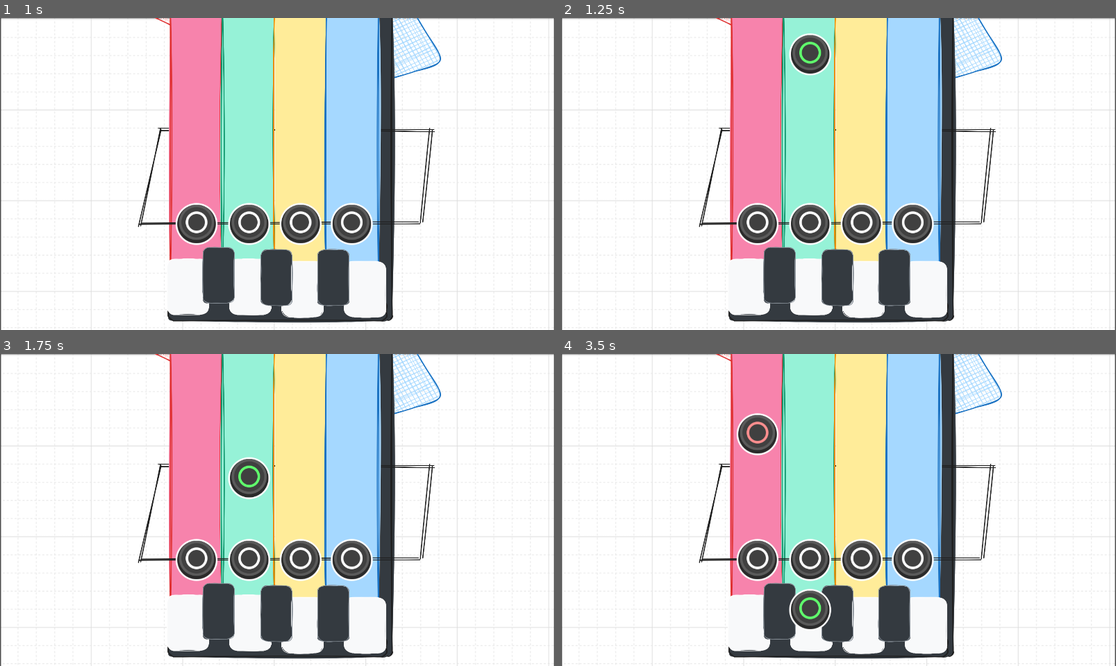
Above: before the commit, frames 1-4 (two rows, left to right).
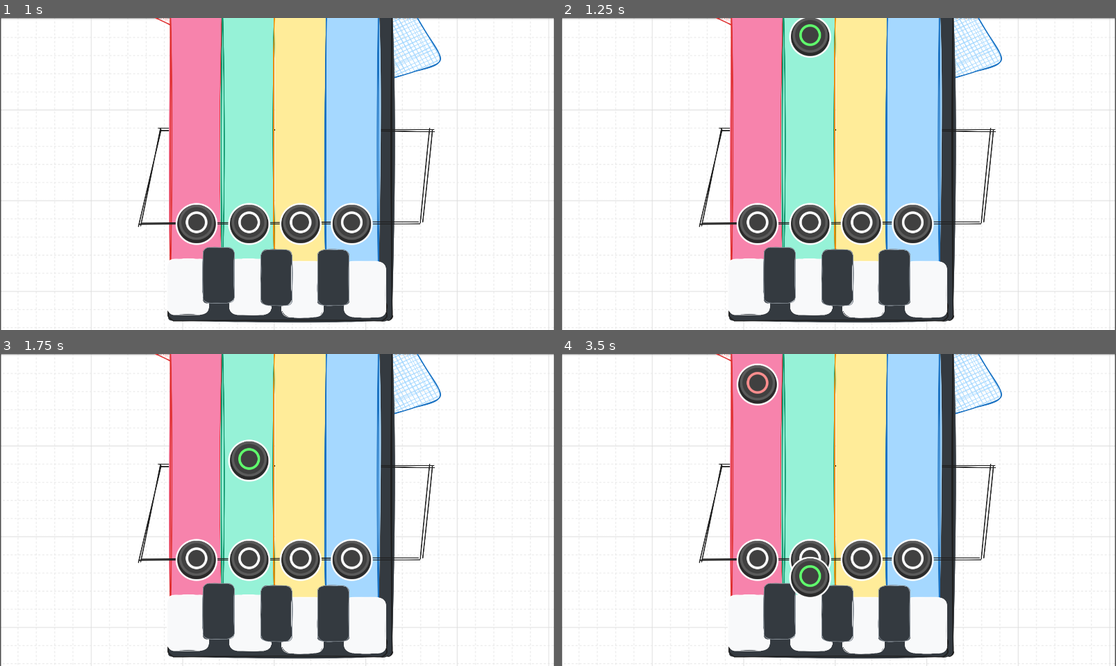
Above: after the commit, the same moments.

Repository: luiz-couto/encore
Game: Godot game, scene res://scenes/game.tscn
Same seed, same stepped clock (60 frames per second), same inputs: the game is played once before the commit and once after it.
Inputs:
- Up to frame 1 (1 s): tap Enter at 0.5 s
- Up to frame 2 (1.25 s): no input
- Up to frame 3 (1.75 s): no input
- Up to frame 4 (3.5 s): no input

Frame 1 is identical in both runs. In frame 2, 1.1% of the frame differs, in the area x 41-49%, y 0-19%; in frame 3, 1.1%; in frame 4, 2.9%, in the area x 31-49%, y 2-89%.

Commit message:
improvements

Diff:
--- a/encore/scenes/game.tscn
+++ b/encore/scenes/game.tscn
@@ -8,6 +8,9 @@
 [ext_resource type="Script" uid="uid://d4ild0tpfaeko" path="res://scripts/chord_generator.gd" id="7_u5sy4"]
 [ext_resource type="AudioStream" uid="uid://bcsrbuan637ij" path="res://assets/audio/piano_c4_long.wav" id="8_0tnpc"]
 [ext_resource type="Script" uid="uid://dbditb0w43qpw" path="res://scripts/music_player.gd" id="8_gee14"]
+[ext_resource type="AudioStream" uid="uid://cojkhbjgguu0j" path="res://assets/audio/c3-short.wav" id="8_kvpfn"]
+[ext_resource type="AudioStream" uid="uid://bs6mbq2xsftbs" path="res://assets/audio/c4-short.wav" id="9_dinhu"]
+[ext_resource type="AudioStream" uid="uid://c0sknu7dlwmh6" path="res://assets/audio/c5-short.wav" id="10_kvuet"]
 
 [node name="Game" type="Node2D" unique_id=1978774684]
 script = ExtResource("1_lbhrr")
@@ -52,7 +55,9 @@
 
 [node name="MusicPlayer" type="Node2D" parent="." unique_id=557973983]
 script = ExtResource("8_gee14")
-piano_sample = ExtResource("8_0tnpc")
+piano_c3 = ExtResource("8_kvpfn")
+piano_c4 = ExtResource("9_dinhu")
+piano_c5 = ExtResource("10_kvuet")
 
 [node name="Voice1" type="AudioStreamPlayer2D" parent="MusicPlayer" unique_id=1260706810]
 stream = ExtResource("8_0tnpc")
@@ -75,7 +80,6 @@
 max_polyphony = 5
 
 [node name="Player" type="AudioStreamPlayer" parent="MusicPlayer" unique_id=2073853496]
-stream = ExtResource("8_0tnpc")
 volume_db = -15.0
 
 [connection signal="timeout" from="Timer" to="." method="_on_timer_timeout"]
--- a/encore/scripts/chord_generator.gd
+++ b/encore/scripts/chord_generator.gd
@@ -23,7 +23,7 @@
 ];
 
 ## 0.0 = fully C major, 1.0 = fully A minor
-@export var mode: float = 0.0;
+@export var mode: float = 0.5;
 
 var current_chord: int = Chord.C_MAJ;
 
@@ -38,7 +38,9 @@
 func _blended_row(idx: int) -> Array:
 	var result = []
 	for i in 7:
-		result.append(lerp(MAJOR_MATRIX[idx][i], MINOR_MATRIX[idx][i], mode))
+		var res = lerp(MAJOR_MATRIX[idx][i], MINOR_MATRIX[idx][i], mode);
+		print("lerp res: ", res);
+		result.append(res);
 	return result
 
 func _weighted_sample(weights: Array) -> int:
--- a/encore/scripts/conductor.gd
+++ b/encore/scripts/conductor.gd
@@ -1,6 +1,6 @@
 extends Node
 
-@export var bpm: float = 60:
+@export var bpm: float = 55:
 	set(value):
 		bpm = value
 		secondsPerBeat = 60.0 / bpm
--- a/encore/scripts/music_player.gd
+++ b/encore/scripts/music_player.gd
@@ -11,7 +11,10 @@
 	6: [-1,   2,   5, 11], # B dim: B3, D4, F4, B4
 }
 
-@export var piano_sample: AudioStream;
+@export var piano_c3: AudioStream
+@export var piano_c4: AudioStream
+@export var piano_c5: AudioStream
+
 var playback: AudioStreamPlaybackPolyphonic
 
 func _ready() -> void:
@@ -19,12 +22,21 @@
 	$Player.play()
 	playback = $Player.get_stream_playback()
 
+func _get_stream(semitones: int) -> Array:
+	if semitones < -6:
+		return [piano_c3, semitones + 12]
+	elif semitones > 6:
+		return [piano_c5, semitones - 12]
+	else:
+		return [piano_c4, semitones]
+
 func play_chord(chord_idx: int) -> void:
 	for i in 4:
-		var pitch = pow(2.0, CHORD_NOTES[chord_idx][i] / 12.0)
-		playback.play_stream(piano_sample, 0, 0, pitch)
-
+		var s = _get_stream(CHORD_NOTES[chord_idx][i])
+		var pitch = pow(2.0, float(s[1]) / 12.0)
+		playback.play_stream(s[0], 0, -4.0, pitch)
 
 func play_note(chord_idx: int, lane: int) -> void:
-	var pitch = pow(2.0, CHORD_NOTES[chord_idx][lane] / 12.0)
-	playback.play_stream(piano_sample, 0, 0, pitch)
+	var s = _get_stream(CHORD_NOTES[chord_idx][lane])
+	var pitch = pow(2.0, float(s[1]) / 12.0)
+	playback.play_stream(s[0], 0, -4.0, pitch)
--- a/encore/scripts/note.gd
+++ b/encore/scripts/note.gd
@@ -41,7 +41,7 @@
 			queue_free();
 
 func destroy(score: int) -> void:
-	get_tree().get_root().get_node("Game/MusicPlayer").play_note(chord, $AnimatedSprite2D.frame);
+	#get_tree().get_root().get_node("Game/MusicPlayer").play_note(chord, $AnimatedSprite2D.frame);
 	$Timer.start();
 	hit = true;
 
Not shown, added: encore/assets/audio/c3-short.wav.import
Not shown, added: encore/assets/audio/c3.wav.import
Not shown, added: encore/assets/audio/c4-short.wav.import
Not shown, added: encore/assets/audio/c4.wav.import
Not shown, added: encore/assets/audio/c5-short.wav.import
Not shown, added: encore/assets/audio/c5.wav.import
Not shown, added: encore/assets/audio/c3-short.wav
Not shown, added: encore/assets/audio/c3.wav
Not shown, added: encore/assets/audio/c4-short.wav
Not shown, added: encore/assets/audio/c4.wav
Not shown, added: encore/assets/audio/c5-short.wav
Not shown, added: encore/assets/audio/c5.wav
